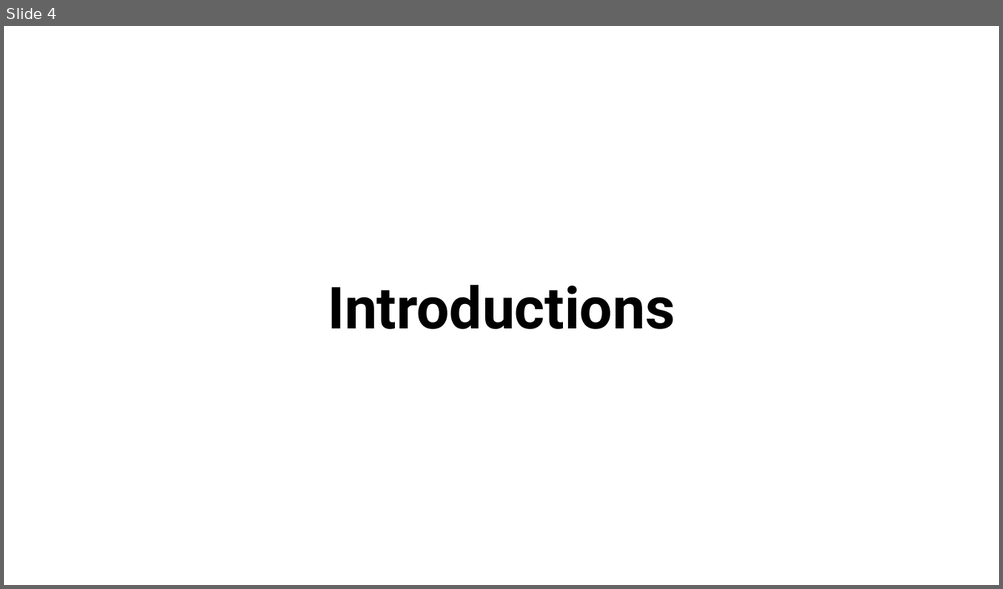
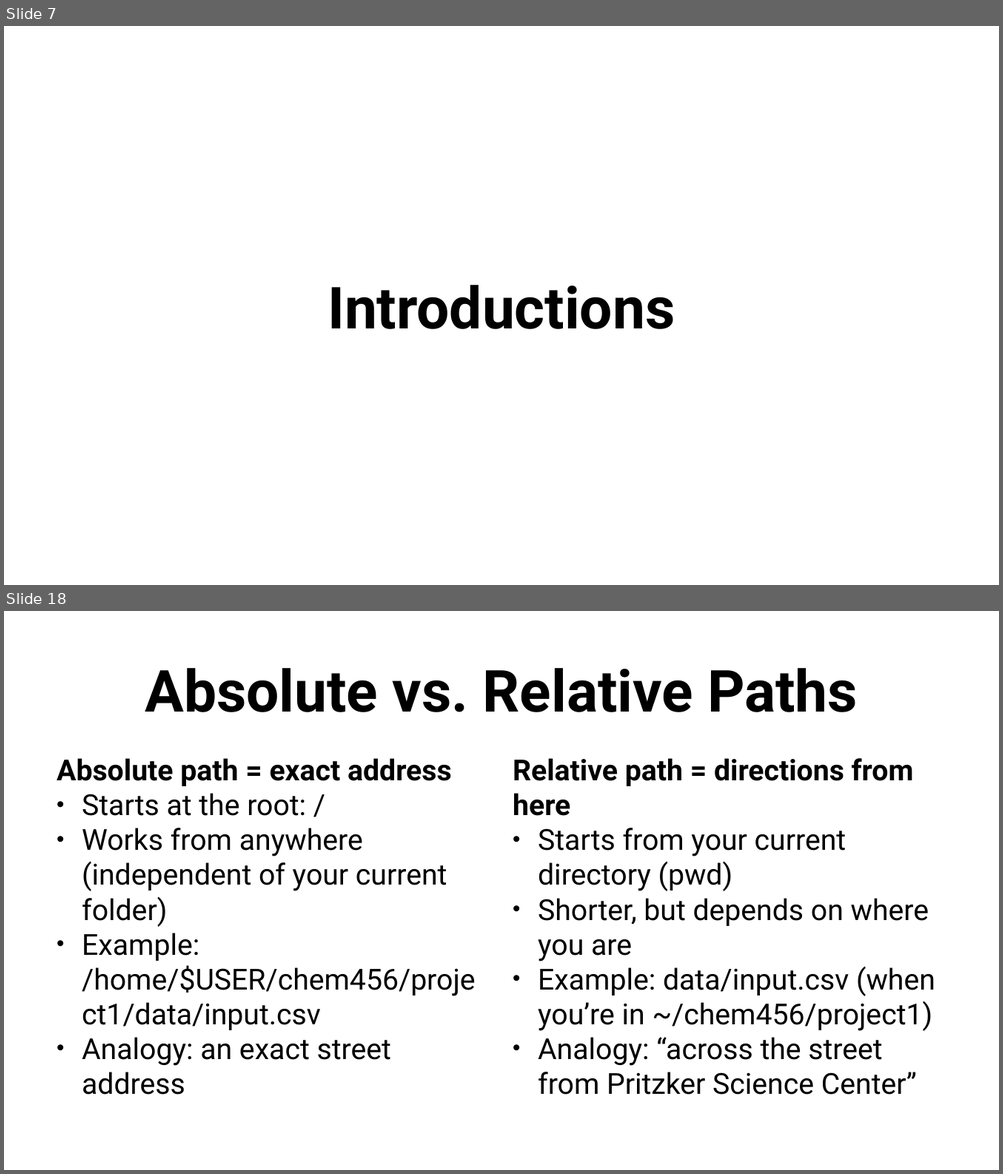
Before and after one commit to anirudhatalmale6-alt/Chem456-2026S, a slide deck: slides/0112-Introduction.pptx. Shown one above the other, each under a label of ours: slide 4 before the commit, slides 7 and 18 after it; the slides between them are not shown. The pictures are 1003x589 and 1003x1174 pixels, drawn with LibreOffice and Linux fonts; fonts in the diff are those of the drawing. Boxes give left, top, right and bottom in pixels: in the first picture for what was removed or moved away, otherwise in the second. Text is boxed around its words. In the diff, an @@ line names an element or a change of style, - is before the commit and + after.

```diff
--- a/slides/0112-Introduction.pptx
+++ b/slides/0112-Introduction.pptx
@@ slide 18 added at (4, 611, 999, 1170), background #FFFFFF @@
@@ title added at (145, 668, 857, 712), 112 pt, text #000000, bold @@
+Absolute vs. Relative Paths
@@ text added at (57, 758, 475, 1095), 56 pt, text #000000 @@
+Absolute path = exact address
+• Starts at the root: /
+• Works from anywhere (independent of your current folder)
+• Example: /home/$USER/chem456/project1/data/input.csv
+• Analogy: an exact street address
@@ text added at (512, 758, 935, 1095), 56 pt, text #000000 @@
+Relative path = directions from here
+• Starts from your current directory (pwd)
+• Shorter, but depends on where you are
+• Example: data/input.csv (when you’re in ~/chem456/project1)
+• Analogy: “across the street from Pritzker Science Center”
@@ what was slide 4 is now slide 7 @@
```
Also in this commit, not shown: 3 slides changed, 15 other slides added, 6 slides removed, 2 other files.
